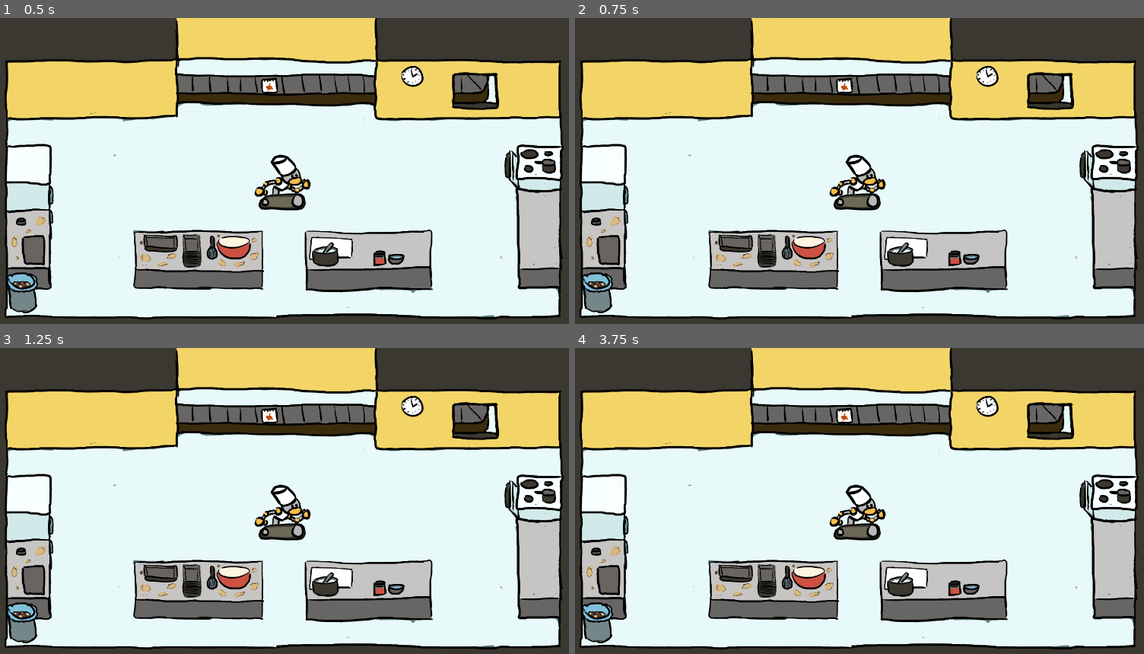
Above: before the commit, frames 1-4 (two rows, left to right).
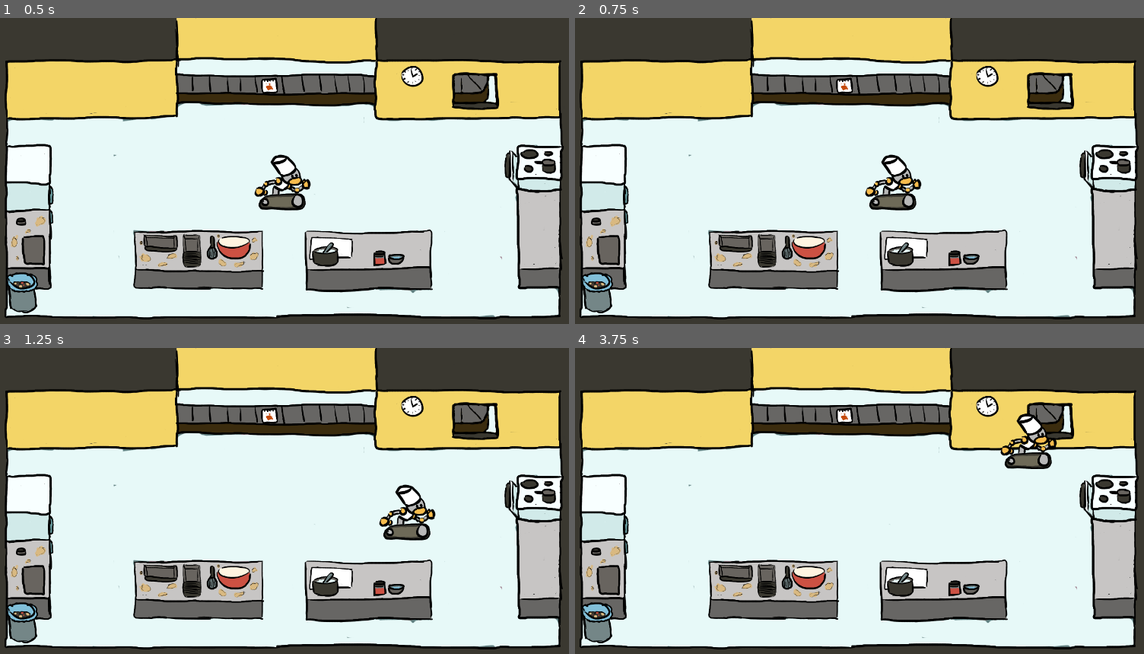
Above: after the commit, the same moments.

Repository: yanalex981/Tasty-Treads
Game: Godot game, scene res://Scenes/kitchen.tscn
Two runs of this game, one before a commit and one after it. Both use one fixed random seed, a clock stepped at 60 frames per second and the inputs below.
Inputs:
- Up to frame 1 (0.5 s): no input
- Up to frame 2 (0.75 s): tap Enter at 0.5 s; hold D (right) from 0.53 s (still down)
- Up to frame 3 (1.25 s): keep holding D (right)
- Up to frame 4 (3.75 s): release D (right) at 1.28 s; hold S (down) 1.28-2.03 s; tap Space at 2 s; hold D (right) 2.03-2.78 s; tap Enter at 2.75 s; hold W (up) 2.78-3.53 s; hold A (left) from 3.53 s (still down)

Frame 1 is identical in both runs. In frame 2, 1.7% of the frame differs, in the area x 44-61%, y 44-63%; in frame 3, 1.9%; in frame 4, 2.0%, in the area x 44-85%, y 21-63%.

Commit message:
added named collision layers implemented player movement via a controller

Diff:
--- /dev/null
+++ b/Scenes/Components/DirectionalMoveController.tscn
@@ -0,0 +1,6 @@
+[gd_scene load_steps=2 format=3 uid="uid://c04aat1tfor06"]
+
+[ext_resource type="Script" path="res://Scripts/Components/DirectionalMoveController.gd" id="1_3fl3t"]
+
+[node name="DirectionalMoveController" type="Node"]
+script = ExtResource("1_3fl3t")
--- a/Scenes/kitchen.tscn
+++ b/Scenes/kitchen.tscn
@@ -1,7 +1,8 @@
-[gd_scene load_steps=4 format=3 uid="uid://bg5pdgh4w3mao"]
+[gd_scene load_steps=5 format=3 uid="uid://dqn5rbiqkg3ai"]
 
 [ext_resource type="Texture2D" uid="uid://brni2ye3h35s7" path="res://Assets/kitchen_background.png" id="1_7se1p"]
 [ext_resource type="Texture2D" uid="uid://c0xc7n7boh6q" path="res://Assets/player.png" id="2_ptg0c"]
+[ext_resource type="PackedScene" uid="uid://c04aat1tfor06" path="res://Scenes/Components/DirectionalMoveController.tscn" id="3_q7l5r"]
 
 [sub_resource type="RectangleShape2D" id="RectangleShape2D_yye5o"]
 size = Vector2(128, 48)
@@ -30,13 +31,16 @@
 
 [node name="player_spawn" type="Marker2D" parent="."]
 
-[node name="collision_boundaries" type="StaticBody2D" parent="."]
+[node name="wall_boundaries" type="StaticBody2D" parent="."]
+collision_mask = 0
 
-[node name="boundaries" type="CollisionPolygon2D" parent="collision_boundaries"]
+[node name="boundaries" type="CollisionPolygon2D" parent="wall_boundaries"]
+build_mode = 1
 polygon = PackedVector2Array(440, 224, 64, 224, 64, 424, 160, 424, 160, 608, 128, 608, 128, 672, 1304, 672, 1304, 608, 1208, 608, 1208, 336, 1304, 336, 1304, 224, 888, 224, 888, 192, 440, 192)
 
 [node name="player" type="CharacterBody2D" parent="."]
 position = Vector2(680, 432)
+collision_layer = 2
 metadata/_edit_group_ = true
 
 [node name="boundaries" type="CollisionShape2D" parent="player"]
@@ -47,3 +51,17 @@
 texture = ExtResource("2_ptg0c")
 centered = false
 offset = Vector2(-64, -128)
+
+[node name="DirectionalMoveController" parent="player" instance=ExtResource("3_q7l5r")]
+
+[node name="left_counter_boundaries" type="StaticBody2D" parent="."]
+
+[node name="boundaries" type="CollisionPolygon2D" parent="left_counter_boundaries"]
+build_mode = 1
+polygon = PackedVector2Array(352, 520, 352, 608, 632, 608, 632, 520)
+
+[node name="right_counter_boundaries" type="StaticBody2D" parent="."]
+
+[node name="boundaries" type="CollisionPolygon2D" parent="right_counter_boundaries"]
+build_mode = 1
+polygon = PackedVector2Array(736, 520, 736, 608, 1016, 608, 1016, 520)
--- /dev/null
+++ b/Scripts/Components/DirectionalMoveController.gd
@@ -0,0 +1,51 @@
+@tool
+extends Node
+
+@export var speed : int = 400
+
+@onready var parent : CharacterBody2D = get_parent()
+var direction = Vector2.ZERO :
+	set(value):
+		direction = value
+	get:
+		return direction
+
+func _ready():
+	pass
+
+func _input(_event):
+	if Engine.is_editor_hint():
+		return
+
+	var new_direction = Vector2.ZERO
+
+	if Input.is_action_pressed("up"):
+		new_direction += Vector2(0, -1)
+	if Input.is_action_pressed("down"):
+		new_direction += Vector2(0, 1)
+	if Input.is_action_pressed("left"):
+		new_direction += Vector2(-1, 0)
+	if Input.is_action_pressed("right"):
+		new_direction += Vector2(1, 0)
+
+	direction = new_direction.normalized()
+
+func _process(_delta):
+	if Engine.is_editor_hint():
+		return
+
+	parent.velocity = direction * speed
+	parent.move_and_slide()
+
+func _get_configuration_warnings():
+	var warnings = []
+
+	var _parent = get_parent()
+
+	if _parent == null:
+		warnings.append("This node needs to have a parent! Disregard this warning if its scene is being edited")
+
+	if not ("velocity" in _parent and _parent.has_method("move_and_slide")):
+		warnings.append("This controller object needs a parent node that has a velocity property and a move_and_slide() method (eg. a CharacterBody2D)")
+
+	return warnings
--- a/project.godot
+++ b/project.godot
@@ -51,3 +51,8 @@
 "events": [Object(InputEventKey,"resource_local_to_scene":false,"resource_name":"","device":0,"window_id":0,"alt_pressed":false,"shift_pressed":false,"ctrl_pressed":false,"meta_pressed":false,"pressed":false,"keycode":0,"physical_keycode":32,"key_label":0,"unicode":0,"echo":false,"script":null)
 ]
 }
+
+[layer_names]
+
+2d_physics/layer_1="Obstacles"
+2d_physics/layer_2="Player"
